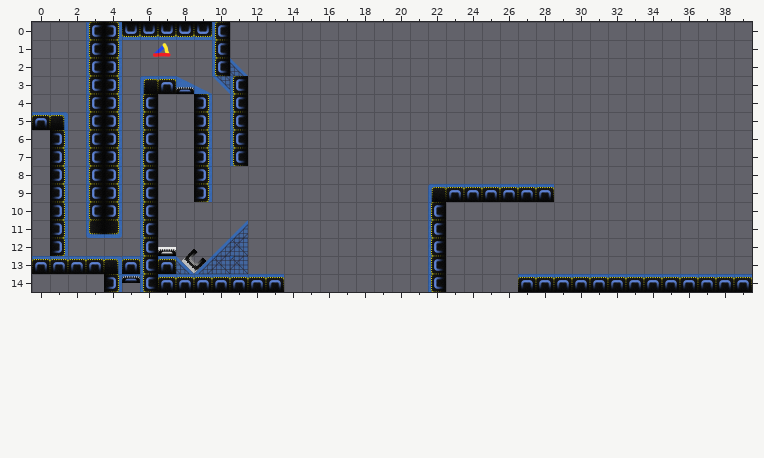
Tiled map, stored at maps/map9.tmx. This is how it looked before the edit.
Cells are 128x128 px. Shown: x 0..39, y 0..14.
Once edited:
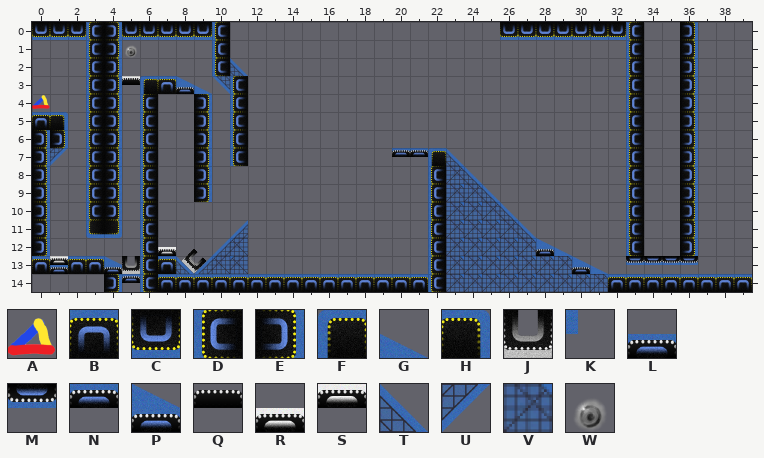
Key: from "colorful_spritesheet": A 15; from "map_tileset": B 0, C 0 turned 180, D 0 turned 270, E 0 turned 90, F 1, G 2 flipped left-right, H 3, J 4, K 5, L 16, M 16 flipped up-down, N 17, P 18 flipped left-right, Q 20, R 21, S 22, T 38 flipped left-right, U 38 turned 180, V 39 flipped left-right, W 52.
_ is an empty cell, . an unchanged one.
Objects are placed by their top-left corner, in cells (3,4 is the top-left corner of cell 3,4); size is 1x1 cell unless given.
Tiles of an added or newly shown layer are drawn over the layers below it.
See-through tiles are keyed as they look on the map.
Change:
--- layer "Player Spawn"
-A at 6.7,1
+A at 0,3.9
--- layer "Cannons"
+R at 1,12.5
+J at 5,13
-B at 5,13
--- layer "Color Orbs" (added)
+W at 5,1
--- layer "Foreground"
@@ x 0..36 @@
- 0 ___.......................________.._
- 1 ................................._.._
- 2 ................................._.._
- 3 ....._..........................._.._
- 4 ................................._.._
- 5 ................................._.._
- 6 _................................_.._
- 7 _E..................____........._.._
- 8 _E....................___........_.._
- 9 _E....................FBBBBBB...._.._
-10 _E.....................____......_.._
-11 _E....................._____....._.._
-12 _E....................._______..._.._
-13 .B..H.................._________.____
-14 ..............________.____BBBBB.....
+ 0 CCC.......................CCCCCCCD..E
+ 1 .................................D..E
+ 2 .................................D..E
+ 3 .....K...........................D..E
+ 4 .................................D..E
+ 5 .................................D..E
+ 6 E................................D..E
+ 7 EU..................NNFT.........D..E
+ 8 E_....................DVT........D..E
+ 9 E_....................DVVT___....D..E
+10 E_.....................VVVT......D..E
+11 E_.....................VVVVT.....D..E
+12 E_.....................VVVVVPG...D..E
+13 .L..P..................VVVVVVVPG.MMMM
+14 ..............BBBBBBBB.VVVVVVVVV.....
--- layer "Hidden Platforms" (added)
@@ x 5..5 @@
- 3 _
+ 3 S
--- layer "Foreground Objects" (added)
@@ x 5..5 @@
- 3 _
+ 3 Q
Changed places in both pictures, as pixel boxes (x1, y1, x2, y2):
added: (32, 22, 86, 40)
changed: (284, 22, 698, 292)
added: (125, 45, 137, 58)
old place: (153, 43, 171, 57)
added: (122, 76, 140, 85)
new place: (32, 95, 50, 109)
changed: (32, 130, 68, 274)
changed: (104, 256, 140, 274)
